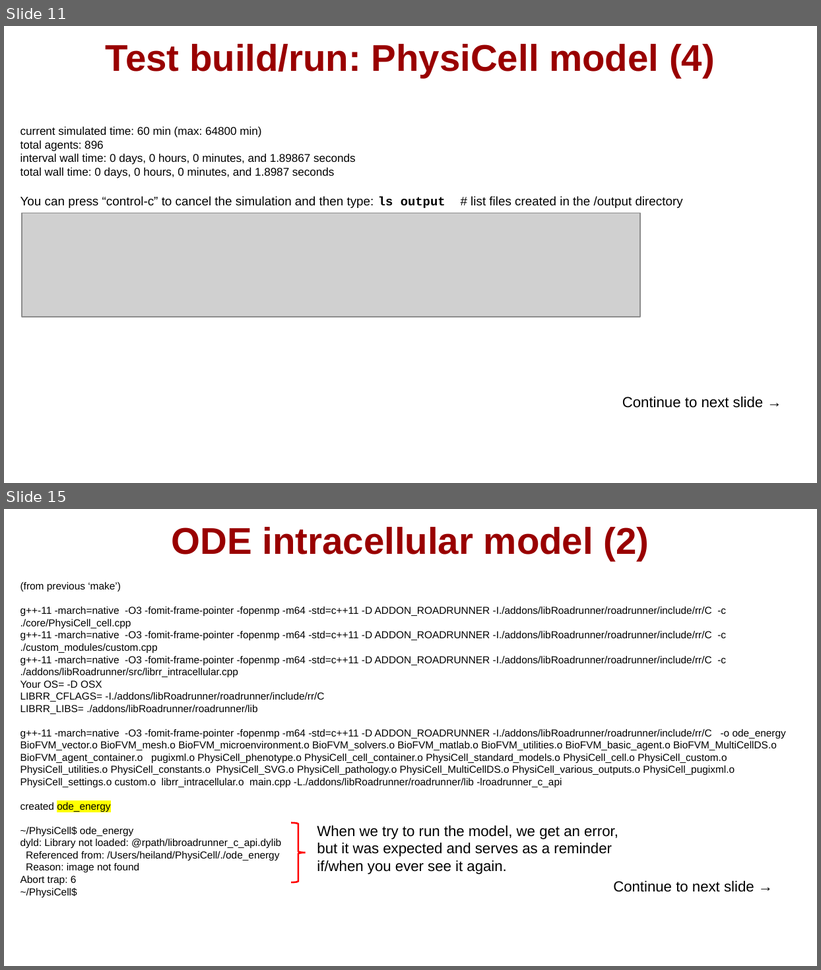
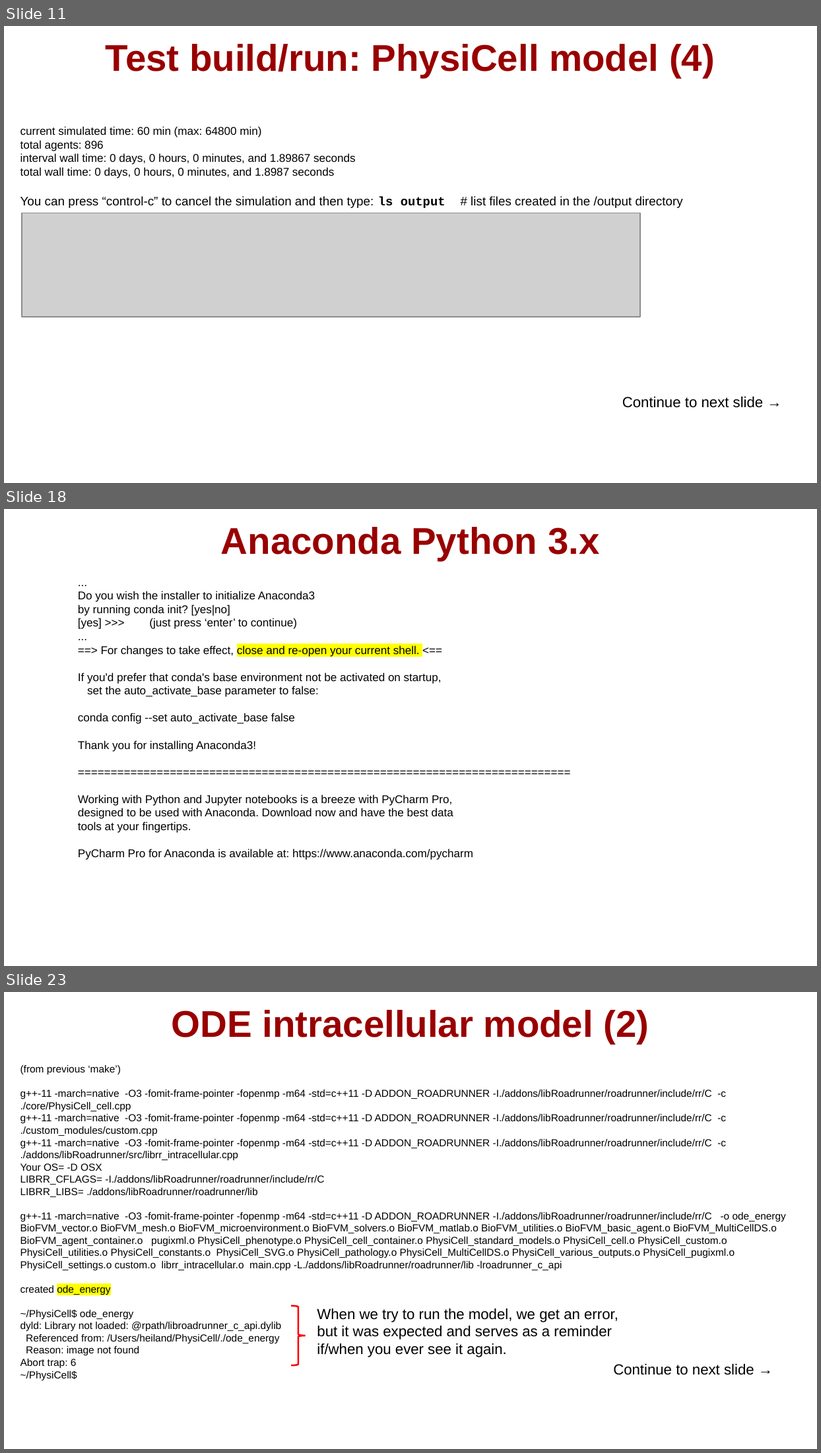
Before and after one commit to physicell-training/ws2021, a slide deck: pptx_source/PhysiCell_ws2021_macOS_setup.pptx. Shown one above the other, each under a label of ours: slides 11 and 15 before the commit, slides 11, 18 and 23 after it; the slides between them are not shown. The pictures are 821x970 and 821x1453 pixels, drawn with LibreOffice and Linux fonts; fonts in the diff are those of the drawing; grey boxes stand for pictures; background and template pictures are left out. Boxes give left, top, right and bottom in pixels: in the first picture for what was removed or moved away, otherwise in the second. Text is boxed around its words. In the diff, an @@ line names an element or a change of style, - is before the commit and + after.

Commit message:
initial commit

```diff
--- a/pptx_source/PhysiCell_ws2021_macOS_setup.pptx
+++ b/pptx_source/PhysiCell_ws2021_macOS_setup.pptx
@@ slide 18 added at (4,509,817,966), background #FFFFFF @@
@@ title added at (221,527,599,560), 33 pt, text #990000, bold @@
+Anaconda Python 3.x
@@ text added at (78,591,473,860), 10 pt, text #000000 @@
+...
+Do you wish the installer to initialize Anaconda3
+by running conda init? [yes|no]
+[yes] >>> (just press ‘enter’ to continue)
+...
+==> For changes to take effect, close and re-open your current shell. <==
+If you'd prefer that conda's base environment not be activated on startup,
+set the auto_activate_base parameter to false:
+conda config --set auto_activate_base false
+Thank you for installing Anaconda3!
+===========================================================================
+Working with Python and Jupyter notebooks is a breeze with PyCharm Pro,
+designed to be used with Anaconda. Download now and have the best data
+tools at your fingertips.
+PyCharm Pro for Anaconda is available at: https://www.anaconda.com/pycharm
@@ what was slide 15 is now slide 23 @@
```
Also in this commit, not shown: 4 slides changed, 8 other slides added.
